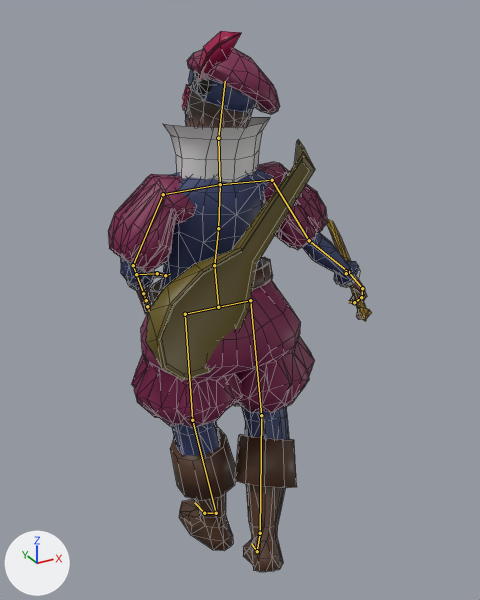
One commit to the Blender file Assets/3D/Models/Characters/Bard.blend: the scene before it, then after it.
Both versions are drawn from a 50 mm camera at (-0.869, -1.743, 1.771) aimed at (0.073, -0.03, 0.915). Every picture has the same lights, and +X, +Y and +Z are marked at lower left. Both versions are drawn at frame 165 of the action 'RogueCharacterAction'; the numbers are the values there. The bones that bend it are drawn over the model as lines. Mesh edges are drawn as thin lines.

In view in the first picture: 'RogueBody.001'.
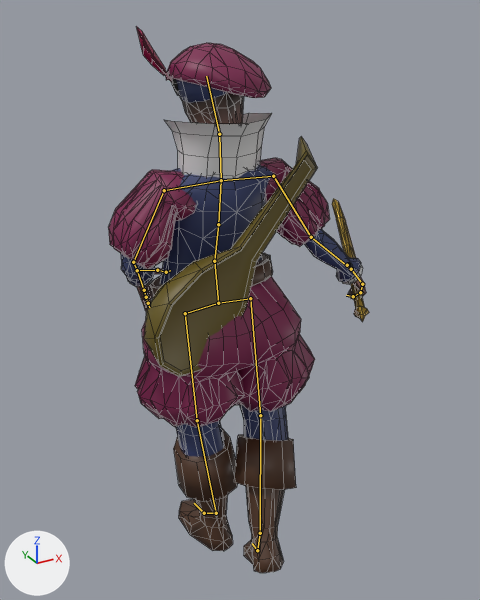
Changed parts and their boxes (x1, y1, x2, y2) in the pictures (480 x 600 px):
'RogueBody.001', posed
    before: (108, 31, 372, 572)
    after: (108, 26, 369, 573)
bone 'Pelvis', root to tip
    before: (218, 307) to (214, 265)
    after: (218, 303) to (214, 261)
bone 'Toracico', root to tip
    before: (218, 228) to (220, 184)
    after: (218, 224) to (221, 180)
bone 'Cuello', root to tip
    before: (220, 184) to (218, 138)
    after: (221, 180) to (219, 134)
bone 'Cabeza', root to tip
    before: (218, 138) to (225, 81)
    after: (219, 134) to (206, 76)
bone 'Humero.R', root to tip
    before: (163, 194) to (133, 265)
    after: (164, 190) to (133, 262)
bone 'Humero.L', root to tip
    before: (272, 180) to (309, 240)
    after: (273, 176) to (311, 237)
bone 'Mano.L', root to tip
    before: (348, 272) to (362, 288)
    after: (351, 269) to (362, 284)
bone 'Cadera.R', root to tip
    before: (218, 307) to (185, 314)
    after: (218, 303) to (185, 313)
bone 'Femur.R', root to tip
    before: (185, 314) to (192, 420)
    after: (185, 313) to (197, 420)
bone 'Tibia.R', root to tip
    before: (192, 420) to (216, 513)
    after: (197, 420) to (216, 513)
bone 'Cadera.L', root to tip
    before: (218, 307) to (250, 300)
    after: (218, 303) to (250, 298)
bone 'Femur.L', root to tip
    before: (250, 300) to (261, 415)
    after: (250, 298) to (260, 415)
bone 'Tibia.L', root to tip
    before: (261, 415) to (260, 533)
    after: (260, 415) to (260, 533)
bone 'Metatarso.L', root to tip
    before: (257, 551) to (251, 543)
    after: (257, 550) to (252, 543)

The edits, one by one:
Bone 'Pelvis' (bone_pelvis) moves from (0.0, -0.016, -0.003) to (0.0, -0.002, 0.0).
Bone 'Toracico' (bone_toracico) turns from (11, 0, 0) to (14, 0, 0) degrees about its own x, y and z.
Bone 'Cuello' (bone_cuello) turns from (-6, 0, 0) to (-10, 0, 0) degrees about its own x, y and z.
Bone 'Cabeza' (bone_cabeza) turns from (3, 13, -4) to (-18, -35, 19) degrees about its own x, y and z.
Bone 'Humero.R' (bone_humero_r) turns from (10, -6, 52) to (12, -4, 52) degrees about its own x, y and z.
Bone 'Humero.L' (bone_humero_l) turns from (38, 23, -38) to (40, 20, -37) degrees about its own x, y and z.
Bone 'Mano.L' (bone_mano_l) turns from (-6, 6, -4) to (-15, 12, -10) degrees about its own x, y and z.
Bone 'Cadera.R' (bone_cadera_r) turns from (1, -1, -1) to (-4, 0, 0) degrees about its own x, y and z.
Bone 'Femur.R' (bone_femur_r) turns from (-6, -1, -1) to (-1, 0, 0) degrees about its own x, y and z.
Bone 'Tibia.R' (bone_tibia_r) turns from (-4, 0, 5) to (-1, 0, 1) degrees about its own x, y and z.
Bone 'Cadera.L' (bone_cadera_l) turns from (-1, -5, 1) to (-3, -5, 0) degrees about its own x, y and z.
Bone 'Femur.L' (bone_femur_l) turns from (4, 1, -5) to (5, 1, -5) degrees about its own x, y and z.
Bone 'Tibia.L' (bone_tibia_l) turns from (-22, -9, -15) to (-19, -9, -12) degrees about its own x, y and z.
Bone 'Metatarso.L' (bone_metatarso_l) turns from (-1, 7, 22) to (-1, 6, 18) degrees about its own x, y and z.
